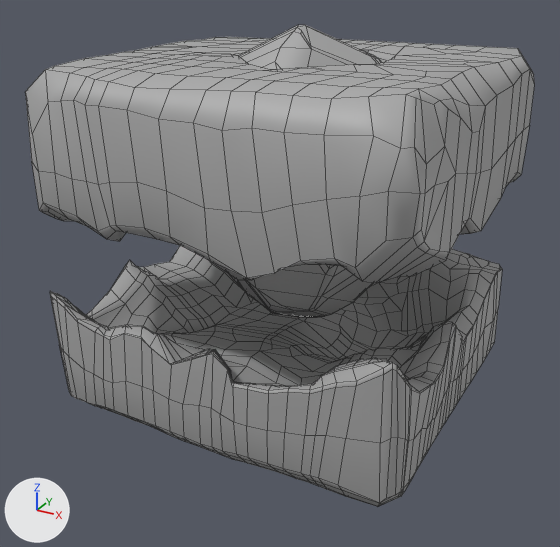
Renders of the FBX model Assets/RawData/Core.fbx from each side of a commit.
Both versions are drawn from a 50 mm lens placed at (0.766, -1.659, 0.949), pointed at (-0.219, 0.131, 0.054). Arrows for +X, +Y and +Z are at lower left; the lights stay in place. Mesh edges are drawn as thin lines. Where no turn or scale is listed for an object, it has been applied to the vertices.

The older version as bpy lines, for what is in view:
```python
me_mesh = bpy.data.meshes.new('Mesh')
me_mesh.from_pydata(...)  # 752 vertices, 752 faces; spans x -0.723..0.318, y -0.319..0.721, z 0.218..0.665
me_mesh.materials.append(mat_standardsurface2)  # grey #aaaaaa
me_mesh_001 = bpy.data.meshes.new('Mesh.001')
me_mesh_001.from_pydata(...)  # 1284 vertices, 1295 faces; spans x -0.709..0.323, y -0.315..0.72, z -0.331..0.121
me_mesh_001.materials.append(mat_standardsurface2)  # grey #aaaaaa
me_mesh_002 = bpy.data.meshes.new('Mesh.002')
me_mesh_002.from_pydata(...)  # 296 vertices, 294 faces; spans x -0.495..0.121, y -0.117..0.523, z -0.106..0.735
me_mesh_002.materials.append(mat_standardsurface2)  # grey #aaaaaa
ob_core_bottom_low = bpy.data.objects.new('Core_bottom_low', me_mesh_001)
ob_core_bottom_low.location = (0.0, 0.0, 0.0)
ob_core_low = bpy.data.objects.new('Core_low', me_mesh_002)
ob_core_low.location = (0.0, 0.0, 0.0)
ob_core_top_low = bpy.data.objects.new('Core_top_low', me_mesh)
ob_core_top_low.location = (0.0, 0.0, 0.0)
```
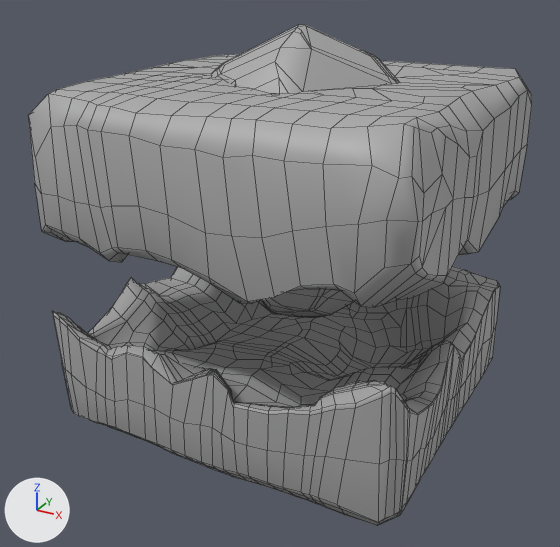
Pixel boxes (x1, y1, x2, y2) of what changed, in the pictures (560 x 547 px):
```json
{"object": "Core_top_low", "change": "mesh moved", "before": [25, 37, 535, 283], "after": [28, 54, 532, 307]}
{"object": "Core_bottom_low", "change": "mesh moved", "before": [50, 246, 502, 507], "after": [52, 266, 500, 525]}
{"object": "Core_low", "change": "reshaped", "before": [228, 25, 381, 317], "after": [211, 25, 400, 317]}
{"part": 3, "of": "me_mesh_002", "change": "built on", "before": [275, 49, 347, 69], "after": [233, 49, 390, 94]}
```

Edits to the scene script, one JSON object a line:
```json
{"block": "me_mesh_002", "where": "# used by ob_core_low; location = (0.0, 0.0, 0.0)"}
{"op": "remove", "block": "me_mesh_002", "code": "me_mesh_002.from_pydata(...)  # 296 vertices, 294 faces; spans x -0.495..0.121, y -0.117..0.523, z -0.106..0.735"}
{"op": "add", "block": "me_mesh_002", "code": "me_mesh_002.from_pydata(...)  # 300 vertices, 303 faces; spans x -0.495..0.121, y -0.117..0.523, z -0.106..0.735"}
{"block": "me_mesh_002", "change": "me_mesh_002 part 3"}
{"block": "me_mesh_002", "change": "8 faces are deleted"}
{"block": "me_mesh_002", "change": "4 vertices are added at (-0.126, 0.012, 0.588), (-0.285, 0.014, 0.584), (-0.151, 0.004, 0.59), (-0.005, 0.341, 0.601)"}
{"block": "me_mesh_002", "change": "17 new faces join them"}
{"block": "me_mesh_001", "where": "me_mesh_001.from_pydata(...)  # 1284 vertices, 1295 faces; spans x -0.709..0.323, y -0.315..0.72, z -0.331..0.121"}
{"block": "me_mesh_001", "where": "# used by ob_core_bottom_low; location = (0.0, 0.0, 0.0)"}
{"block": "me_mesh_001", "change": "me_mesh_001 part 2: the whole mesh is moved by (0.0, 0.0, -0.058)"}
{"block": "me_mesh", "where": "me_mesh.from_pydata(...)  # 752 vertices, 752 faces; spans x -0.723..0.318, y -0.319..0.721, z 0.218..0.665"}
{"block": "me_mesh", "where": "# used by ob_core_top_low; location = (0.0, 0.0, 0.0)"}
{"block": "me_mesh", "change": "me_mesh part 1: the whole mesh is moved by (0.0, 0.0, -0.058)"}
```
